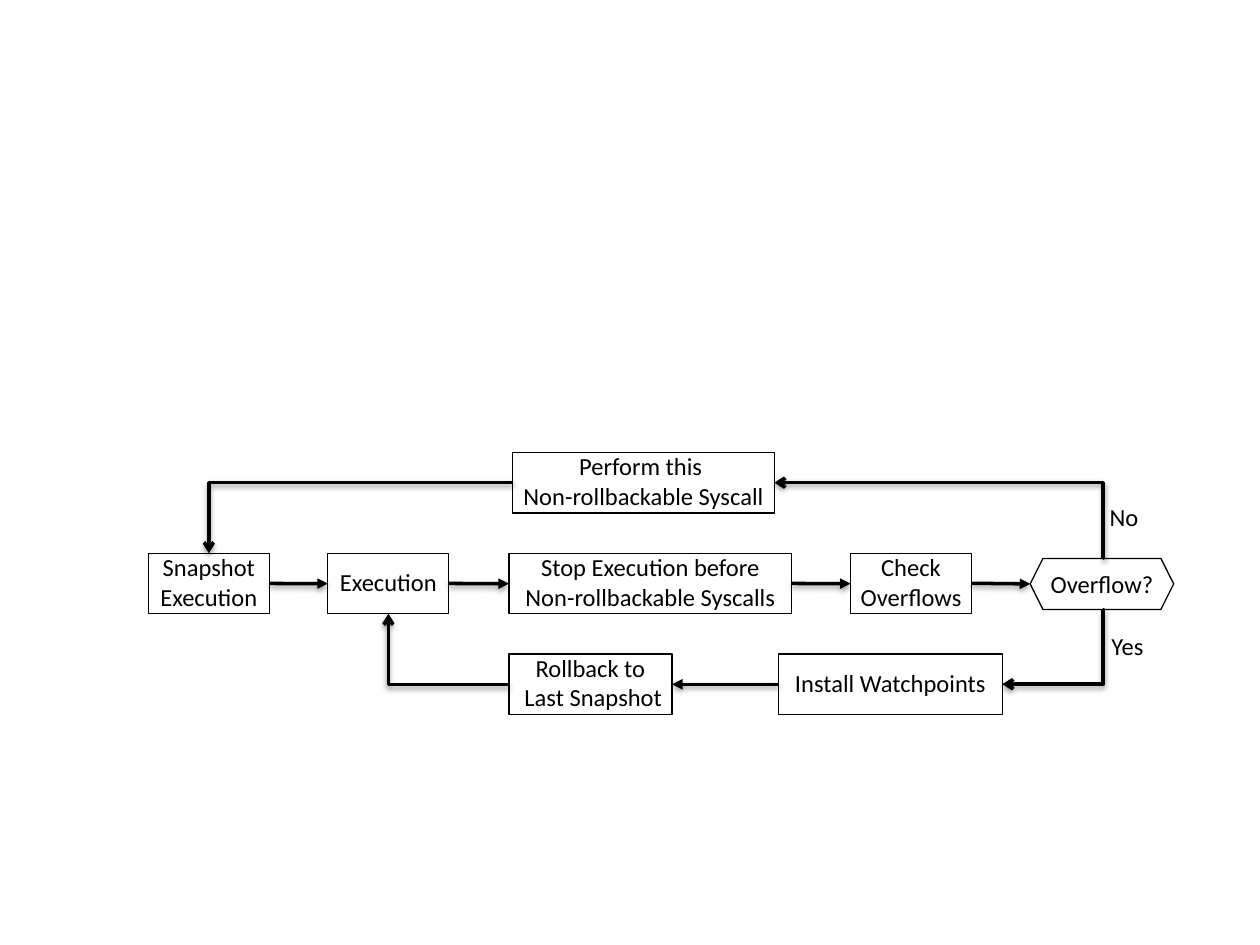
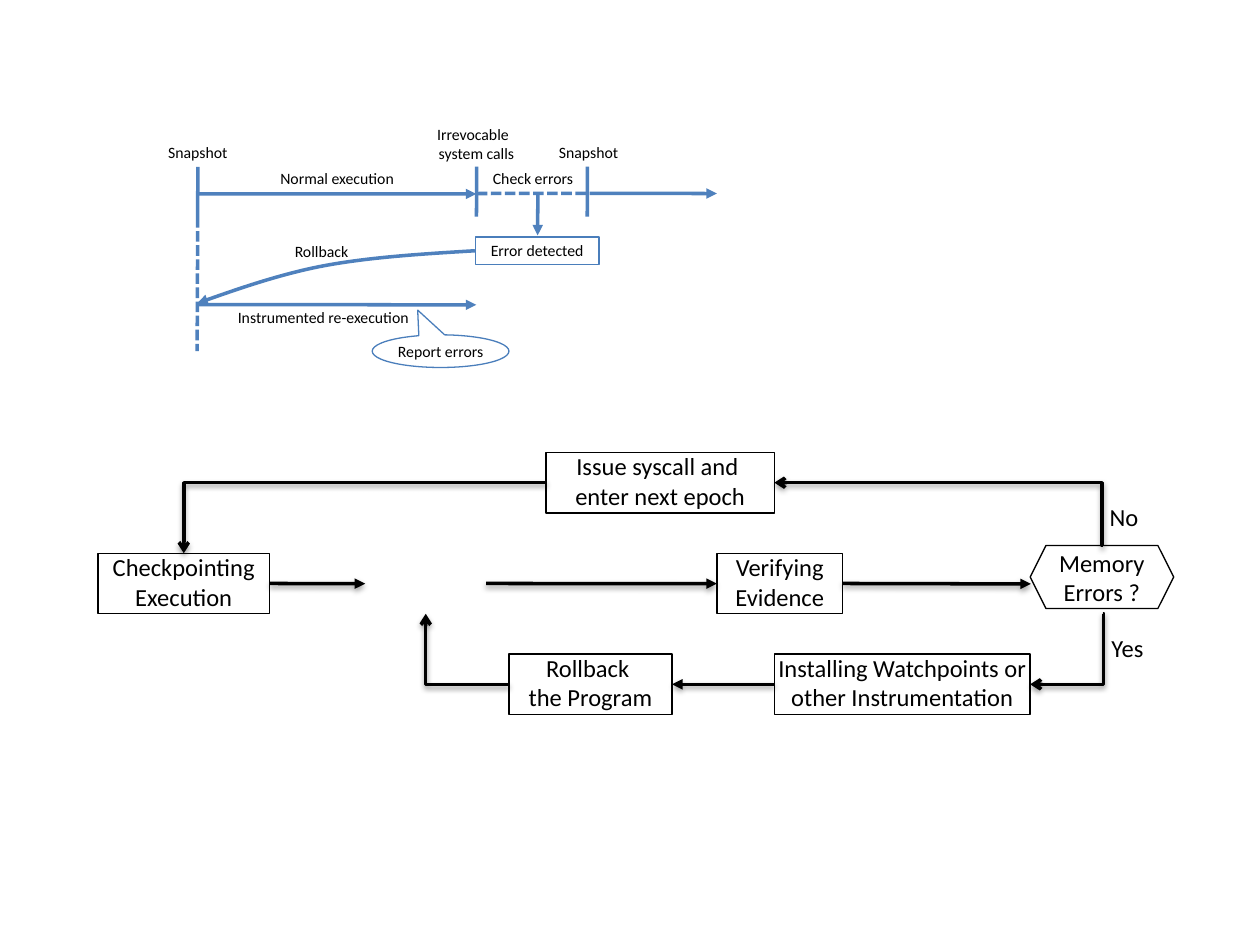
Before and after one commit to plasma-umass/TongpingThesis, a slide deck: slide 2 of doubletake/figure/stopgap.pptx. Drawn at 1260x945 pixels with LibreOffice and Linux fonts; fonts in the diff are those of the drawing. Boxes give left, top, right and bottom in pixels: in the first picture for what was removed or moved away, otherwise in the second. Text is boxed around its words. In the diff, an @@ line names an element or a change of style, - is before the commit and + after.

```diff
--- a/doubletake/figure/stopgap.pptx
+++ b/doubletake/figure/stopgap.pptx
@@ group added at [168, 129, 717, 368]: 7 texts, 5 lines, 4 arrows, 1 rectangle, 1 freeform shape, 1 speech bubble @@
+Snapshot
+Normal execution
+Irrevocable
+system calls
+Snapshot
+Error detected
+Rollback
+Instrumented re-execution
+Report errors
+Check errors
@@ rectangle "Issue syscall and": place and size @@
-rectangle "Issue syscall and" at [513, 452, 775, 513]
+rectangle "Issue syscall and" at [546, 452, 774, 513]
@@ text in rectangle at [575, 458, 745, 509]: text changed @@
-Perform this
-Non-rollbackable Syscall
+Issue syscall and
+enter next epoch
@@ elbow arrow moved from (513, 483) - (209, 553) to (546, 483) - (184, 553) @@
@@ elbow arrow moved from (1102, 558) - (775, 483) to (1102, 546) - (775, 483) @@
@@ rectangle "Checkpointing": place and size @@
-rectangle "Checkpointing" at [149, 553, 270, 614]
+rectangle "Checkpointing" at [98, 553, 270, 614]
@@ text in rectangle at [113, 559, 255, 606]: text changed @@
-Snapshot Execution
+Checkpointing
+Execution
@@ rectangle removed at [328, 553, 449, 614] @@
-Execution
@@ rectangle "Verifying Evidence": place and size @@
-rectangle "Verifying Evidence" at [509, 553, 791, 614]
+rectangle "Verifying Evidence" at [717, 553, 843, 614]
@@ text in rectangle at [735, 559, 824, 606]: text changed @@
-Stop Execution before
-Non-rollbackable Syscalls
+Verifying Evidence
@@ rectangle removed at [850, 553, 971, 614] @@
-Check Overflows
@@ hexagon "Memory Errors ?": place and size @@
-hexagon "Memory Errors ?" at [1031, 558, 1174, 610]
+hexagon "Memory Errors ?" at [1031, 546, 1174, 609]
@@ text in hexagon at [1059, 556, 1144, 601]: text changed @@
-Overflow?
+Memory Errors ?
@@ arrow moved from (270, 583) - (328, 583) to (270, 583) - (365, 583) @@
@@ arrow moved from (449, 583) - (509, 583) to (486, 583) - (717, 583) @@
@@ arrow removed from (791, 583) to (850, 583) @@
@@ arrow moved from (971, 583) - (1031, 583) to (843, 583) - (1031, 583) @@
@@ elbow arrow moved from (509, 684) - (388, 614) to (509, 684) - (426, 614) @@
@@ elbow arrow moved from (1102, 610) - (1003, 684) to (1102, 614) - (1031, 684) @@
@@ rectangle "Installing Watchpoints or other Instrumentation": place and size @@
-rectangle "Installing Watchpoints or other Instrumentation" at [779, 654, 1003, 714]
+rectangle "Installing Watchpoints or other Instrumentation" at [775, 654, 1031, 714]
@@ text in rectangle at [529, 660, 652, 711]: text changed @@
-Rollback to
-Last Snapshot
+Rollback
+the Program
@@ arrow moved from (779, 684) - (672, 684) to (775, 684) - (672, 684) @@
@@ text in rectangle at [778, 660, 1025, 706]: text changed @@
-Install Watchpoints
+Installing Watchpoints or other Instrumentation
```
Also in this commit, not shown: 2 other slides changed, 35 other files.
